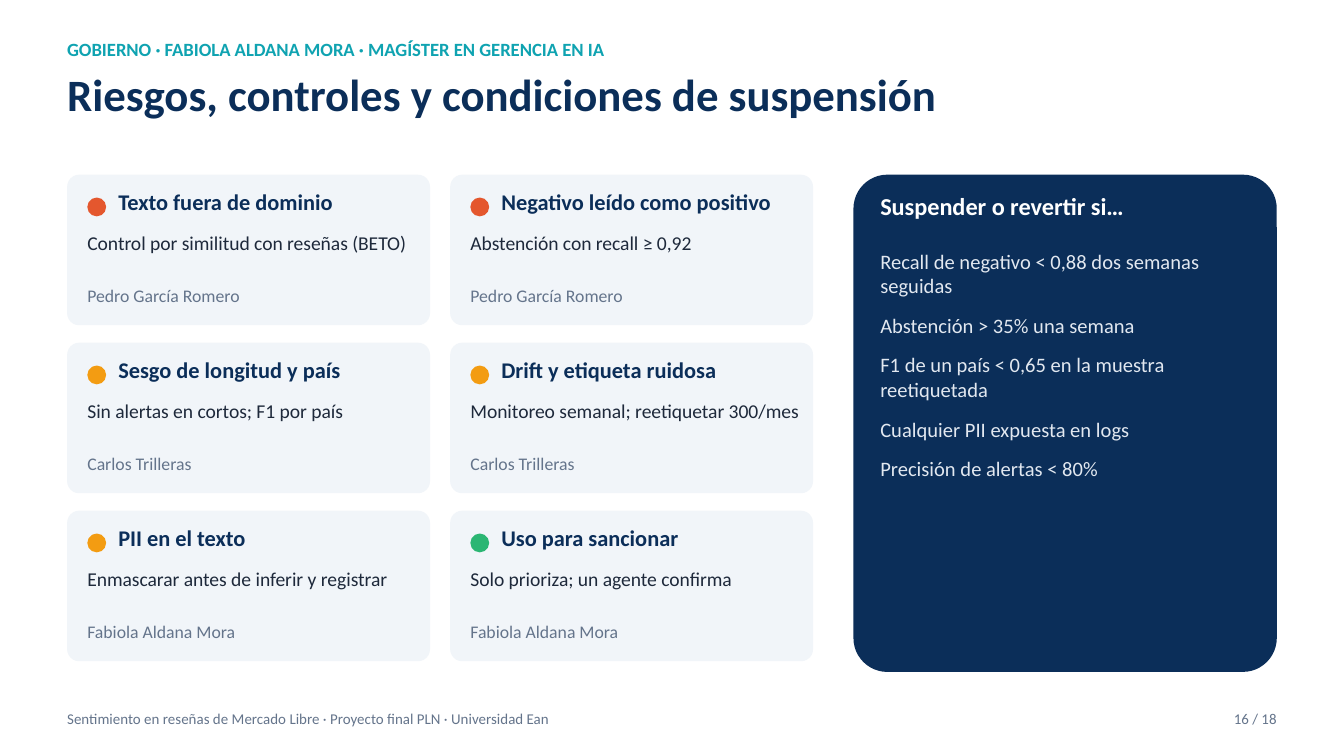
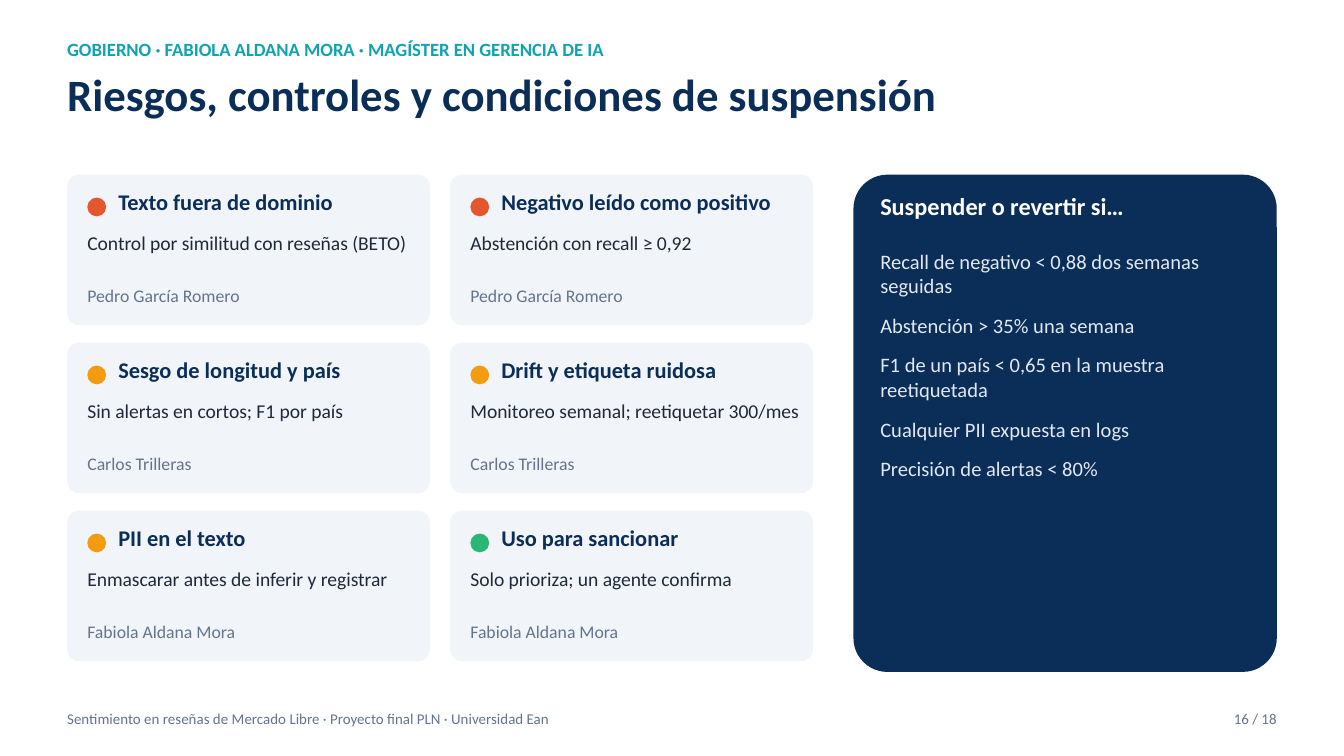
Before and after one commit to pedrogarciar13/proyecto_final_pln, a slide deck: slide 16 of docs/Presentacion_Proyecto_PLN.pptx. Drawn at 1344x756 pixels with LibreOffice and Linux fonts; fonts in the diff are those of the drawing. Boxes give left, top, right and bottom in pixels: in the first picture for what was removed or moved away, otherwise in the second. Text is boxed around its words. In the diff, an @@ line names an element or a change of style, - is before the commit and + after.

```diff
--- a/docs/Presentacion_Proyecto_PLN.pptx
+++ b/docs/Presentacion_Proyecto_PLN.pptx
@@ text at <box>67,41,603,56</box>: text changed @@
-GOBIERNO · FABIOLA ALDANA MORA · MAGÍSTER EN GERENCIA EN IA
+GOBIERNO · FABIOLA ALDANA MORA · MAGÍSTER EN GERENCIA DE IA
```
Also in this commit, not shown: 6 other slides changed, 12 other files.
